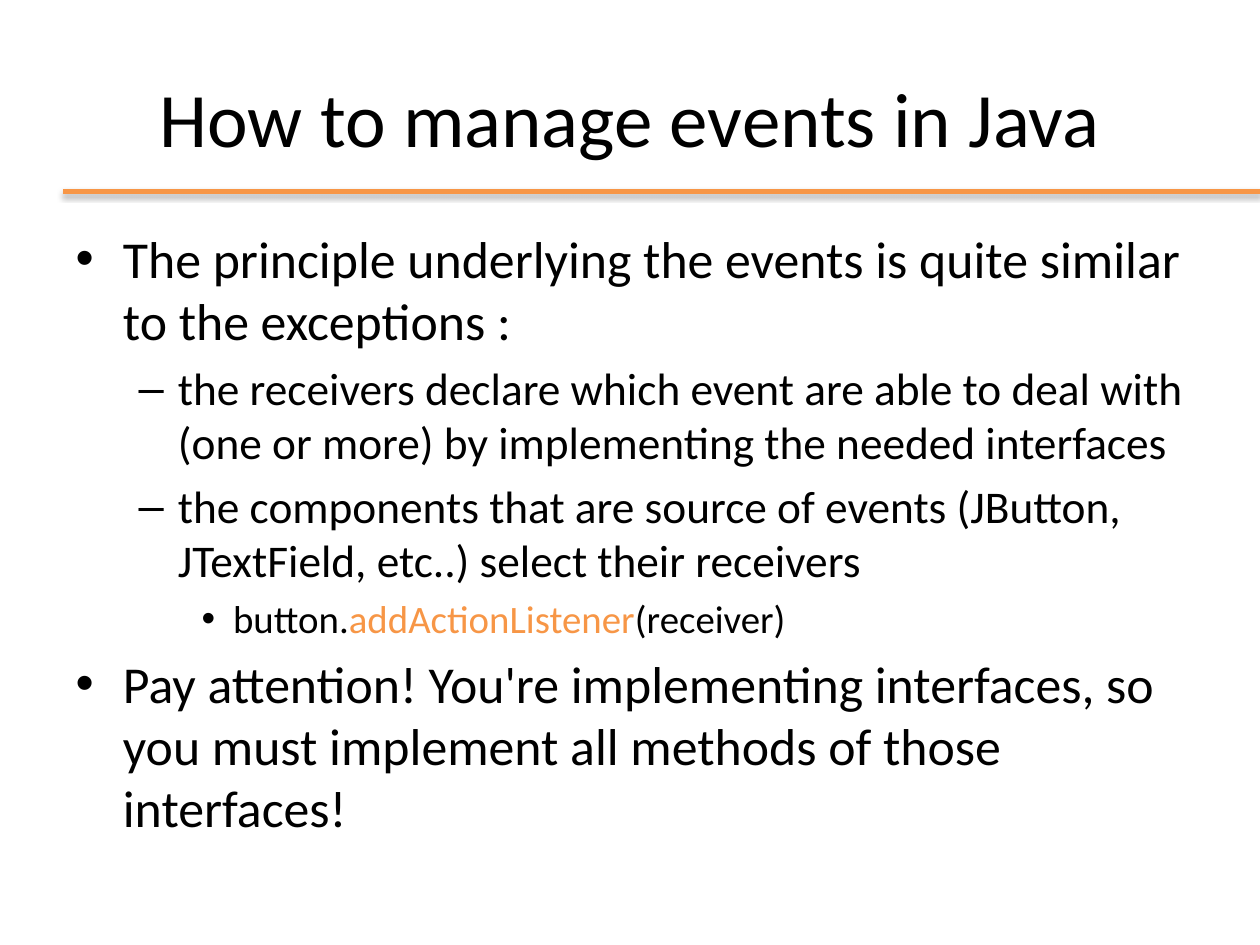
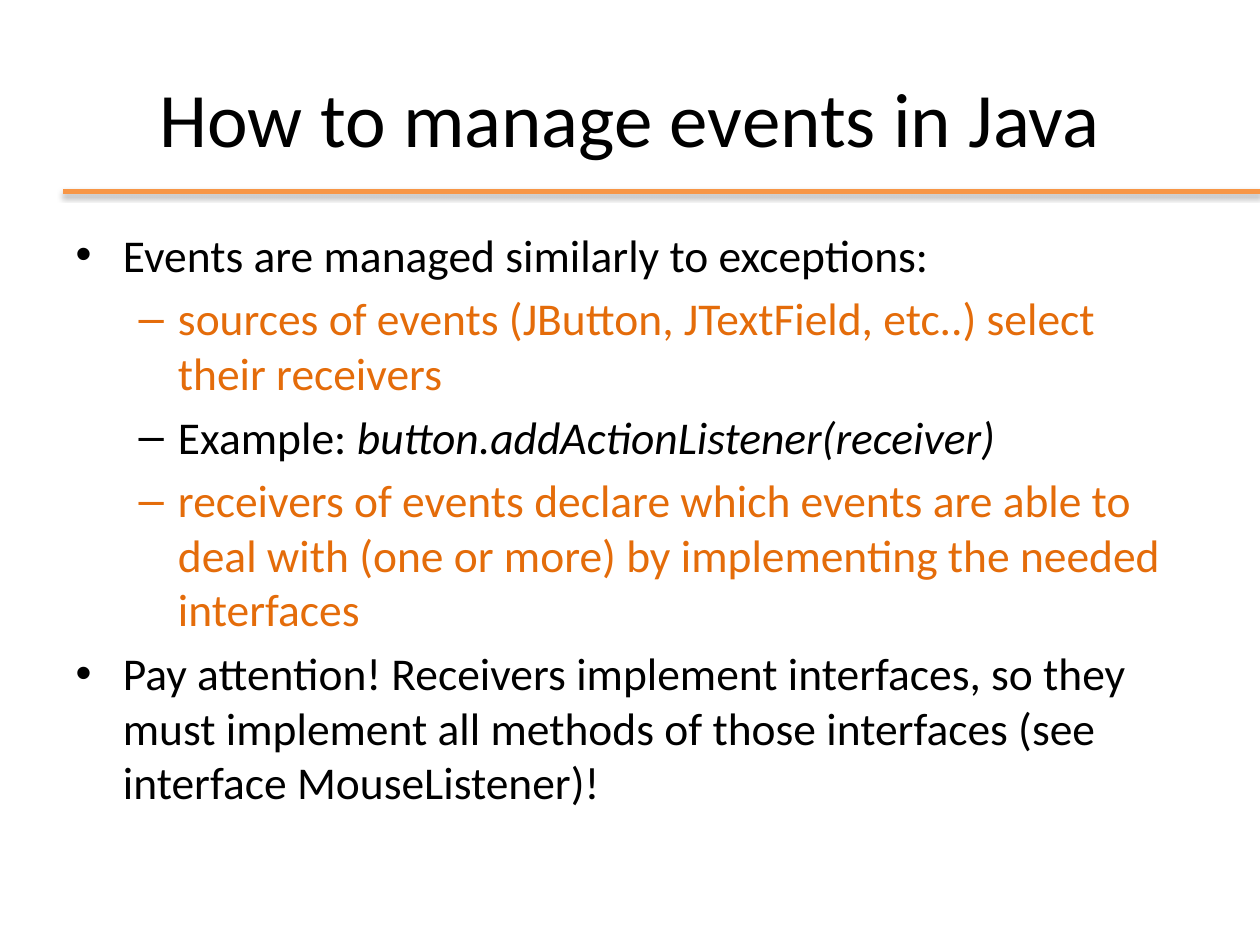
Before and after one commit to Andrea99-beep/ooprogramming, a slide deck: slide 51 of slides/ppt/07_Swing.pptx (slide 52 before the commit). Drawn at 1260x945 pixels with LibreOffice and Linux fonts; fonts in the diff are those of the drawing; background and template pictures are left out. Boxes give left, top, right and bottom in pixels: in the first picture for what was removed or moved away, otherwise in the second. Text is boxed around its words. In the diff, an @@ line names an element or a change of style, - is before the commit and + after.

```diff
--- a/slides/ppt/07_Swing.pptx
+++ b/slides/ppt/07_Swing.pptx
@@ text at (x1=123, y1=240, x2=1160, y2=805): text changed; size 25.9 to 26 pt @@
-• The principle underlying the events is quite similar to the exceptions :
-  – the receivers declare which event are able to deal with (one or more) by implementing the needed interfaces
-  – the components that are source of events (JButton, JTextField, etc..) select their receivers
-    • button.addActionListener(receiver)
-• Pay attention! You're implementing interfaces, so you must implement all methods of those interfaces!
+• Events are managed similarly to exceptions:
+  – sources of events (JButton, JTextField, etc..) select their receivers
+  – Example: button.addActionListener(receiver)
+  – receivers of events declare which events are able to deal with (one or more) by implementing the needed interfaces
+• Pay attention! Receivers implement interfaces, so they must implement all methods of those interfaces (see interface MouseListener)!
```
Also in this commit, not shown: 28 other slides changed, 1 slide removed, 13 other files.
